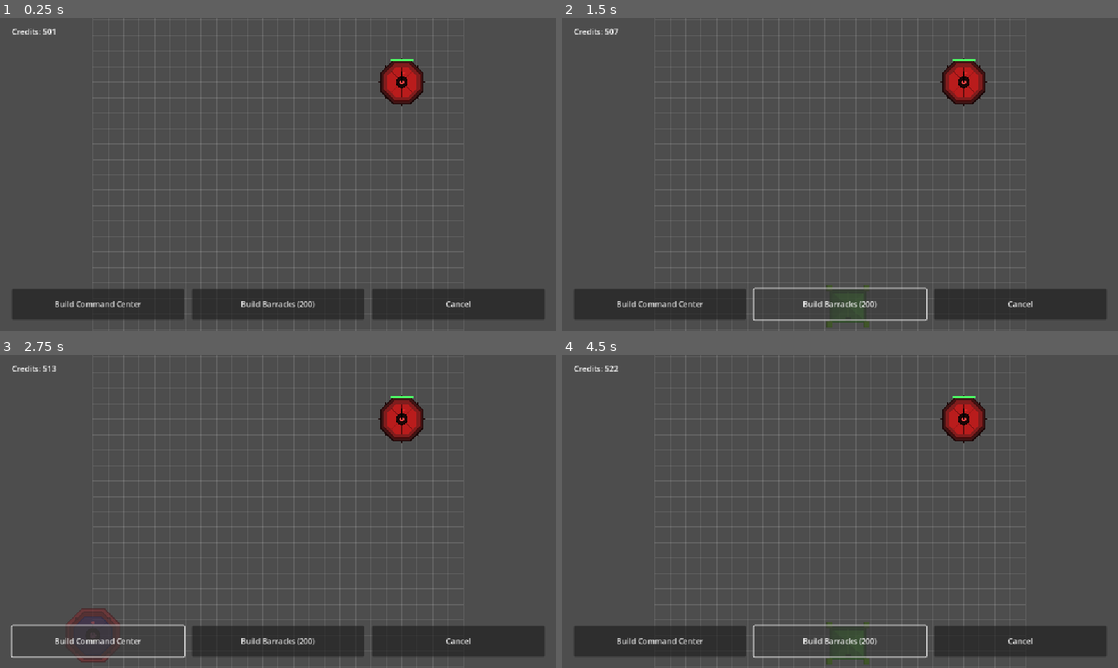
Above: before the commit, frames 1-4 (two rows, left to right).
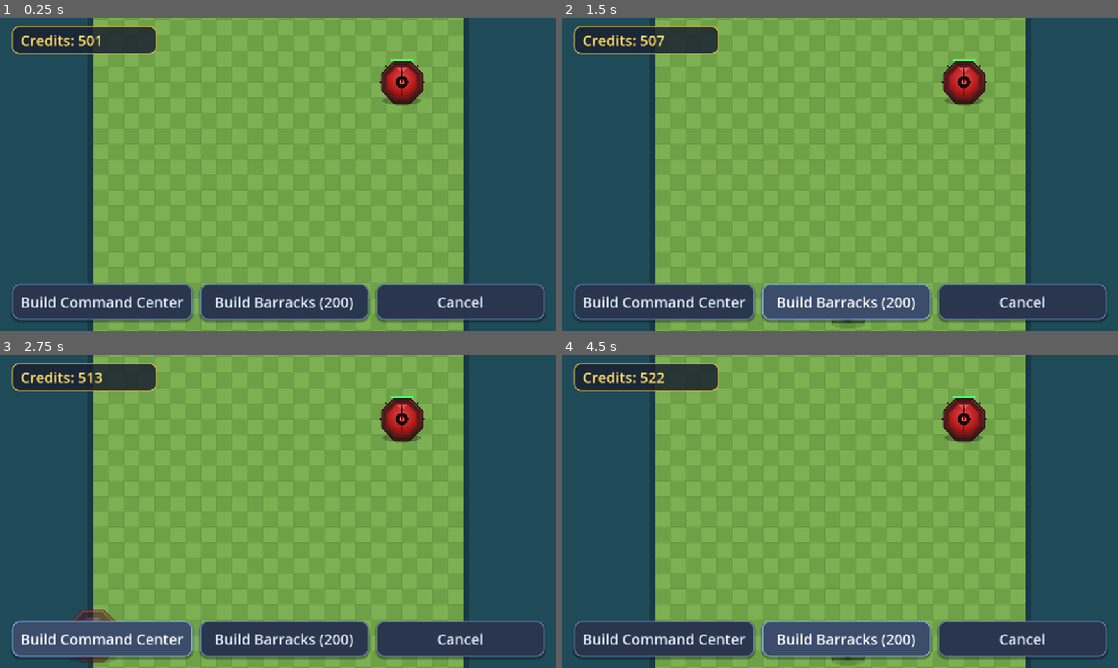
Above: after the commit, the same moments.

Repository: milinddashrathjoshi-pixel/WAR-GAME
Game: Godot game, scene res://scenes/main/main.tscn
The game is run twice, just before and just after one commit, with the same random seed, the same clock (stepped at 60 frames per second) and the same inputs.
Inputs:
- Up to frame 1 (0.25 s): no input
- Up to frame 2 (1.5 s): click "Build Command Center" at 0.5 s; click "Build Barracks (200)" at 1.25 s
- Up to frame 3 (2.75 s): click "Build Command Center" at 2 s
- Up to frame 4 (4.5 s): click "Build Barracks (200)" at 2.75 s; click "Build Command Center" at 3.5 s; click "Build Barracks (200)" at 4.25 s

The runs differ from the first frame. In frame 1, 99% of the frame differs, in the area x 0-100%, y 0-100%; in frame 2, 99%; in frame 3, 99%; in frame 4, 99%.

Commit message:
art: CoC-style visual overhaul — turf, shaded sprites, modern UI
Lift the game from flat placeholder look to a polished mobile-strategy feel:
- GridManager draws a lush grass checkerboard "island" with a soft drop
  shadow and faint tile separators; clear color set to a water teal so the
  base reads as an island.
- Sprites redrawn with gradients, drop shadows and highlights for depth
  (command center, barracks, enemy CC, infantry).
- HUD builds a rounded modern theme in code: bordered/shadowed buttons with
  hover/pressed states and larger fonts, a gold-bordered credits panel, and
  an outlined victory label.

All visual-only; gameplay untouched. Auto-deploys to the web build.

https://claude.ai/code/session_019U8oQH6MLbad7Ncp5CKgn1

Diff:
--- a/assets/buildings/barracks.svg
+++ b/assets/buildings/barracks.svg
@@ -1,28 +1,34 @@
 <svg xmlns="http://www.w3.org/2000/svg" width="512" height="512" viewBox="0 0 512 512">
-  <!-- Barracks: top-down olive-green ridge tent with supply crates -->
-  <rect x="70" y="90" width="372" height="332" rx="18" fill="#3f4a25" stroke="#2c331a" stroke-width="8"/>
-  <!-- two tent slopes meeting at ridge -->
-  <polygon points="96,116 416,116 256,256 256,256" fill="#6b7d39"/>
-  <polygon points="96,396 416,396 256,256 256,256" fill="#5a6a30"/>
-  <polygon points="96,116 96,396 256,256" fill="#4f5d2b"/>
-  <polygon points="416,116 416,396 256,256" fill="#7a8d42"/>
-  <!-- ridge line -->
-  <line x1="96" y1="116" x2="416" y2="116" stroke="#323a1d" stroke-width="6"/>
-  <line x1="96" y1="396" x2="416" y2="396" stroke="#323a1d" stroke-width="6"/>
-  <line x1="256" y1="116" x2="256" y2="396" stroke="#caa15a" stroke-width="6" opacity="0.6"/>
-  <!-- entrance flap -->
-  <rect x="226" y="372" width="60" height="40" rx="6" fill="#2c331a"/>
-  <!-- supply crates at corners -->
-  <g fill="#8a5a2b" stroke="#5e3c1c" stroke-width="5">
-    <rect x="36" y="40" width="58" height="58" rx="6"/>
-    <rect x="418" y="40" width="58" height="58" rx="6"/>
-    <rect x="36" y="414" width="58" height="58" rx="6"/>
-    <rect x="418" y="414" width="58" height="58" rx="6"/>
-  </g>
-  <g stroke="#5e3c1c" stroke-width="4">
-    <line x1="36" y1="69" x2="94" y2="69"/>
-    <line x1="418" y1="69" x2="476" y2="69"/>
-    <line x1="36" y1="443" x2="94" y2="443"/>
-    <line x1="418" y1="443" x2="476" y2="443"/>
+  <defs>
+    <linearGradient id="brkRoof" x1="0" y1="0" x2="0" y2="1">
+      <stop offset="0%" stop-color="#8ba03f"/>
+      <stop offset="100%" stop-color="#566526"/>
+    </linearGradient>
+    <linearGradient id="brkWall" x1="0" y1="0" x2="0" y2="1">
+      <stop offset="0%" stop-color="#6b5836"/>
+      <stop offset="100%" stop-color="#4a3c24"/>
+    </linearGradient>
+  </defs>
+  <!-- drop shadow -->
+  <ellipse cx="256" cy="442" rx="178" ry="40" fill="#000000" opacity="0.22"/>
+  <!-- wall base -->
+  <rect x="84" y="120" width="344" height="312" rx="22" fill="url(#brkWall)" stroke="#33291a" stroke-width="8"/>
+  <!-- tent roof (4 slopes around a central ridge point) -->
+  <polygon points="104,140 408,140 256,262" fill="#94a945"/>
+  <polygon points="104,412 408,412 256,262" fill="url(#brkRoof)"/>
+  <polygon points="104,140 104,412 256,262" fill="#728435"/>
+  <polygon points="408,140 408,412 256,262" fill="#9bb24c"/>
+  <!-- ridge highlight -->
+  <line x1="104" y1="140" x2="408" y2="140" stroke="#c7d98a" stroke-width="5" opacity="0.7"/>
+  <line x1="256" y1="140" x2="256" y2="412" stroke="#cbb46a" stroke-width="4" opacity="0.5"/>
+  <!-- entrance -->
+  <rect x="222" y="384" width="68" height="48" rx="8" fill="#2c2416"/>
+  <rect x="234" y="396" width="44" height="36" rx="4" fill="#1c1710"/>
+  <!-- supply crates -->
+  <g>
+    <rect x="40" y="44" width="64" height="64" rx="8" fill="#8a5a2b" stroke="#5e3c1c" stroke-width="5"/>
+    <line x1="40" y1="76" x2="104" y2="76" stroke="#5e3c1c" stroke-width="4"/>
+    <rect x="408" y="44" width="64" height="64" rx="8" fill="#8a5a2b" stroke="#5e3c1c" stroke-width="5"/>
+    <line x1="408" y1="76" x2="472" y2="76" stroke="#5e3c1c" stroke-width="4"/>
   </g>
 </svg>
--- a/assets/buildings/command_center.svg
+++ b/assets/buildings/command_center.svg
@@ -1,29 +1,38 @@
 <svg xmlns="http://www.w3.org/2000/svg" width="512" height="512" viewBox="0 0 512 512">
-  <!-- Player Command Center: top-down blue/concrete octagonal HQ -->
-  <polygon points="477,348 348,477 164,477 35,348 35,164 164,35 348,35 477,164"
-           fill="#7c8794" stroke="#4b5563" stroke-width="10"/>
-  <polygon points="450,330 330,450 182,450 62,330 62,182 182,62 330,62 450,182"
-           fill="#5b6573" stroke="#3f4854" stroke-width="6"/>
-  <polygon points="413,321 321,413 191,413 99,321 99,191 191,99 321,99 413,191"
-           fill="#3b82f6" stroke="#1d4ed8" stroke-width="8"/>
-  <!-- roof panel seams -->
-  <g stroke="#1d4ed8" stroke-width="4" opacity="0.7">
-    <line x1="256" y1="99" x2="256" y2="413"/>
-    <line x1="99" y1="256" x2="413" y2="256"/>
-    <line x1="146" y1="146" x2="366" y2="366"/>
-    <line x1="366" y1="146" x2="146" y2="366"/>
+  <defs>
+    <radialGradient id="ccRoof" cx="50%" cy="38%" r="72%">
+      <stop offset="0%" stop-color="#8cc0ff"/>
+      <stop offset="60%" stop-color="#3b82f6"/>
+      <stop offset="100%" stop-color="#1e49b8"/>
+    </radialGradient>
+    <linearGradient id="ccStone" x1="0" y1="0" x2="0" y2="1">
+      <stop offset="0%" stop-color="#aab2bd"/>
+      <stop offset="100%" stop-color="#5c6672"/>
+    </linearGradient>
+  </defs>
+  <!-- drop shadow -->
+  <ellipse cx="256" cy="446" rx="196" ry="44" fill="#000000" opacity="0.22"/>
+  <!-- stone base -->
+  <polygon points="477,340 340,477 172,477 43,340 43,172 172,43 340,43 477,172"
+           fill="url(#ccStone)" stroke="#3f4854" stroke-width="9"/>
+  <!-- inner platform -->
+  <polygon points="445,330 330,445 182,445 67,330 67,182 182,67 330,67 445,182"
+           fill="#4a525d" stroke="#363d47" stroke-width="4"/>
+  <!-- blue roof -->
+  <polygon points="408,319 319,408 193,408 104,319 104,193 193,104 319,104 408,193"
+           fill="url(#ccRoof)" stroke="#1d4ed8" stroke-width="7"/>
+  <!-- roof highlight -->
+  <polygon points="319,104 193,104 256,167" fill="#a9d2ff" opacity="0.55"/>
+  <!-- panel seams -->
+  <g stroke="#1b3f9e" stroke-width="3" opacity="0.6">
+    <line x1="256" y1="104" x2="256" y2="408"/>
+    <line x1="104" y1="256" x2="408" y2="256"/>
   </g>
-  <!-- central command hub -->
-  <circle cx="256" cy="256" r="58" fill="#1e293b" stroke="#0f172a" stroke-width="6"/>
-  <circle cx="256" cy="256" r="26" fill="#60a5fa"/>
-  <!-- antenna -->
-  <line x1="256" y1="256" x2="256" y2="150" stroke="#0f172a" stroke-width="6"/>
-  <circle cx="256" cy="150" r="12" fill="#93c5fd"/>
-  <!-- corner sandbag dots -->
-  <g fill="#475569">
-    <circle cx="120" cy="120" r="14"/>
-    <circle cx="392" cy="120" r="14"/>
-    <circle cx="120" cy="392" r="14"/>
-    <circle cx="392" cy="392" r="14"/>
-  </g>
+  <!-- command hub -->
+  <circle cx="256" cy="256" r="60" fill="#1e293b" stroke="#0f172a" stroke-width="6"/>
+  <circle cx="256" cy="256" r="30" fill="#60a5fa"/>
+  <circle cx="246" cy="246" r="9" fill="#cfe6ff" opacity="0.8"/>
+  <!-- antenna + flag -->
+  <line x1="256" y1="256" x2="256" y2="138" stroke="#0f172a" stroke-width="6"/>
+  <polygon points="256,138 256,172 308,155" fill="#3b82f6"/>
 </svg>
--- a/assets/buildings/enemy_cc.svg
+++ b/assets/buildings/enemy_cc.svg
@@ -1,33 +1,45 @@
 <svg xmlns="http://www.w3.org/2000/svg" width="512" height="512" viewBox="0 0 512 512">
-  <!-- Enemy Command Center: menacing dark-red octagonal fortress -->
-  <!-- spikes pointing outward -->
+  <defs>
+    <radialGradient id="enRoof" cx="50%" cy="38%" r="72%">
+      <stop offset="0%" stop-color="#e7484c"/>
+      <stop offset="60%" stop-color="#b91c1c"/>
+      <stop offset="100%" stop-color="#6e0d0d"/>
+    </radialGradient>
+    <linearGradient id="enStone" x1="0" y1="0" x2="0" y2="1">
+      <stop offset="0%" stop-color="#6a3030"/>
+      <stop offset="100%" stop-color="#3a1414"/>
+    </linearGradient>
+  </defs>
+  <!-- drop shadow -->
+  <ellipse cx="256" cy="448" rx="200" ry="46" fill="#000000" opacity="0.28"/>
+  <!-- spikes -->
   <g fill="#1a0606">
-    <polygon points="256,8 238,64 274,64"/>
-    <polygon points="256,504 238,448 274,448"/>
-    <polygon points="8,256 64,238 64,274"/>
-    <polygon points="504,256 448,238 448,274"/>
-    <polygon points="78,78 120,100 100,120"/>
-    <polygon points="434,78 412,120 392,100"/>
-    <polygon points="78,434 100,392 120,412"/>
-    <polygon points="434,434 392,412 412,392"/>
+    <polygon points="256,16 236,70 276,70"/>
+    <polygon points="84,84 128,104 104,128"/>
+    <polygon points="428,84 408,128 384,104"/>
+    <polygon points="16,256 70,236 70,276"/>
+    <polygon points="496,256 442,236 442,276"/>
   </g>
-  <polygon points="477,348 348,477 164,477 35,348 35,164 164,35 348,35 477,164"
-           fill="#3f1414" stroke="#1a0606" stroke-width="10"/>
-  <polygon points="450,330 330,450 182,450 62,330 62,182 182,62 330,62 450,182"
-           fill="#7f1d1d" stroke="#450a0a" stroke-width="6"/>
-  <polygon points="413,321 321,413 191,413 99,321 99,191 191,99 321,99 413,191"
-           fill="#b91c1c" stroke="#7f1d1d" stroke-width="8"/>
-  <!-- roof seams -->
-  <g stroke="#450a0a" stroke-width="4" opacity="0.8">
-    <line x1="256" y1="99" x2="256" y2="413"/>
-    <line x1="99" y1="256" x2="413" y2="256"/>
-    <line x1="146" y1="146" x2="366" y2="366"/>
-    <line x1="366" y1="146" x2="146" y2="366"/>
+  <!-- stone base -->
+  <polygon points="477,340 340,477 172,477 43,340 43,172 172,43 340,43 477,172"
+           fill="url(#enStone)" stroke="#1a0606" stroke-width="9"/>
+  <!-- inner platform -->
+  <polygon points="445,330 330,445 182,445 67,330 67,182 182,67 330,67 445,182"
+           fill="#591a1a" stroke="#360f0f" stroke-width="4"/>
+  <!-- red roof -->
+  <polygon points="408,319 319,408 193,408 104,319 104,193 193,104 319,104 408,193"
+           fill="url(#enRoof)" stroke="#7f1d1d" stroke-width="7"/>
+  <!-- roof highlight -->
+  <polygon points="319,104 193,104 256,167" fill="#ff8a8c" opacity="0.45"/>
+  <g stroke="#5a0f0f" stroke-width="3" opacity="0.7">
+    <line x1="256" y1="104" x2="256" y2="408"/>
+    <line x1="104" y1="256" x2="408" y2="256"/>
   </g>
   <!-- dark core -->
-  <circle cx="256" cy="256" r="58" fill="#1a0606" stroke="#000000" stroke-width="6"/>
-  <circle cx="256" cy="256" r="24" fill="#ef4444"/>
-  <!-- flag pole -->
-  <line x1="256" y1="256" x2="256" y2="146" stroke="#000000" stroke-width="6"/>
-  <polygon points="256,146 256,178 300,162" fill="#dc2626"/>
+  <circle cx="256" cy="256" r="60" fill="#1a0606" stroke="#000000" stroke-width="6"/>
+  <circle cx="256" cy="256" r="28" fill="#ef4444"/>
+  <circle cx="246" cy="246" r="8" fill="#ffd0d0" opacity="0.8"/>
+  <!-- flag -->
+  <line x1="256" y1="256" x2="256" y2="138" stroke="#000000" stroke-width="6"/>
+  <polygon points="256,138 256,172 308,155" fill="#dc2626"/>
 </svg>
--- a/assets/units/infantry.svg
+++ b/assets/units/infantry.svg
@@ -1,16 +1,25 @@
 <svg xmlns="http://www.w3.org/2000/svg" width="128" height="128" viewBox="0 0 128 128">
-  <!-- Infantry: top-down soldier — backpack, shoulders, helmet, rifle -->
-  <!-- shadow base -->
-  <ellipse cx="64" cy="68" rx="34" ry="34" fill="#3a4a22" opacity="0.35"/>
-  <!-- backpack / torso -->
-  <rect x="40" y="40" width="48" height="52" rx="14" fill="#55642f" stroke="#3a4a22" stroke-width="4"/>
+  <defs>
+    <radialGradient id="helm" cx="42%" cy="38%" r="65%">
+      <stop offset="0%" stop-color="#8a9c4f"/>
+      <stop offset="100%" stop-color="#4a5828"/>
+    </radialGradient>
+    <linearGradient id="body" x1="0" y1="0" x2="0" y2="1">
+      <stop offset="0%" stop-color="#647234"/>
+      <stop offset="100%" stop-color="#434f22"/>
+    </linearGradient>
+  </defs>
+  <!-- ground shadow -->
+  <ellipse cx="64" cy="96" rx="30" ry="12" fill="#000000" opacity="0.28"/>
+  <!-- torso / backpack -->
+  <rect x="38" y="42" width="52" height="52" rx="16" fill="url(#body)" stroke="#33401b" stroke-width="4"/>
   <!-- shoulders -->
-  <circle cx="40" cy="58" r="13" fill="#4a5828"/>
-  <circle cx="88" cy="58" r="13" fill="#4a5828"/>
-  <!-- rifle pointing forward (down-screen) -->
-  <rect x="59" y="64" width="10" height="52" rx="3" fill="#1f2937"/>
-  <rect x="55" y="86" width="18" height="8" rx="2" fill="#111827"/>
-  <!-- helmet (top of head) -->
-  <circle cx="64" cy="60" r="20" fill="#6b7d39" stroke="#3a4a22" stroke-width="4"/>
-  <circle cx="64" cy="60" r="9" fill="#566529"/>
+  <circle cx="38" cy="60" r="13" fill="#4a5828"/>
+  <circle cx="90" cy="60" r="13" fill="#4a5828"/>
+  <!-- rifle -->
+  <rect x="58" y="64" width="12" height="54" rx="3" fill="#222a36"/>
+  <rect x="52" y="88" width="22" height="9" rx="3" fill="#11161f"/>
+  <!-- helmet -->
+  <circle cx="64" cy="60" r="22" fill="url(#helm)" stroke="#33401b" stroke-width="4"/>
+  <circle cx="56" cy="52" r="7" fill="#aebd78" opacity="0.7"/>
 </svg>
--- a/project.godot
+++ b/project.godot
@@ -31,3 +31,4 @@
 
 renderer/rendering_method="gl_compatibility"
 renderer/rendering_method.mobile="gl_compatibility"
+environment/defaults/default_clear_color=Color(0.12, 0.29, 0.34, 1)
--- a/scripts/grid/grid_manager.gd
+++ b/scripts/grid/grid_manager.gd
@@ -147,15 +147,25 @@
 	return result
 
 
-# --- debug grid (skipped when draw_debug_grid is off) ---
+# --- lush turf background + subtle tile grid ---
 
 func _draw() -> void:
+	var w := grid_width * cell_size
+	var h := grid_height * cell_size
+	# Rounded "island" drop shadow under the base.
+	draw_rect(Rect2(-24, -24, w + 48, h + 48), Color(0.07, 0.16, 0.20, 0.5))
+	# Grass checkerboard turf.
+	var grass_a := Color(0.49, 0.69, 0.32)
+	var grass_b := Color(0.43, 0.63, 0.28)
+	for x in grid_width:
+		for y in grid_height:
+			var col := grass_a if (x + y) % 2 == 0 else grass_b
+			draw_rect(Rect2(x * cell_size, y * cell_size, cell_size, cell_size), col)
 	if not draw_debug_grid:
 		return
-	var col := Color(1, 1, 1, 0.12)
-	var w := grid_width * cell_size
-	var h := grid_height * cell_size
+	# Faint tile separators.
+	var line_col := Color(0, 0, 0, 0.06)
 	for x in grid_width + 1:
-		draw_line(Vector2(x * cell_size, 0), Vector2(x * cell_size, h), col)
+		draw_line(Vector2(x * cell_size, 0), Vector2(x * cell_size, h), line_col)
 	for y in grid_height + 1:
-		draw_line(Vector2(0, y * cell_size), Vector2(w, y * cell_size), col)
+		draw_line(Vector2(0, y * cell_size), Vector2(w, y * cell_size), line_col)
--- a/scripts/ui/hud.gd
+++ b/scripts/ui/hud.gd
@@ -1,7 +1,7 @@
 extends CanvasLayer
-## Minimal HUD: live Credits readout, build buttons, and a Victory overlay shown
-## when the Level emits victory_triggered. The "Play Again" button reloads the
-## current scene for a quick replay loop.
+## Minimal HUD: live Credits readout, build buttons, and a Victory overlay.
+## Phase 4 polish: a rounded, modern UI theme is built in code and applied to
+## the buttons + credits panel so it reads as a polished mobile game.
 
 @export var placement_path: NodePath
 @export var command_center_data: BuildingData
@@ -13,11 +13,63 @@
 
 
 func _ready() -> void:
+	_apply_theme()
 	Economy.credits_changed.connect(_on_credits_changed)
 	_on_credits_changed(Economy.credits)
 	_victory_overlay.visible = false
-	# Level._ready may not have added itself to the "level" group yet — defer.
 	call_deferred("_wire_level_signals")
+
+
+# --- UI theme ---
+
+func _btn_sb(bg: Color, border: Color) -> StyleBoxFlat:
+	var s := StyleBoxFlat.new()
+	s.bg_color = bg
+	s.set_corner_radius_all(16)
+	s.set_border_width_all(2)
+	s.border_color = border
+	s.content_margin_left = 18
+	s.content_margin_right = 18
+	s.content_margin_top = 16
+	s.content_margin_bottom = 16
+	s.shadow_color = Color(0, 0, 0, 0.35)
+	s.shadow_size = 4
+	s.shadow_offset = Vector2(0, 3)
+	return s
+
+
+func _apply_theme() -> void:
+	var t := Theme.new()
+	t.set_stylebox("normal", "Button", _btn_sb(Color(0.16, 0.21, 0.30), Color(0.40, 0.52, 0.72)))
+	t.set_stylebox("hover", "Button", _btn_sb(Color(0.23, 0.30, 0.42), Color(0.55, 0.70, 0.95)))
+	t.set_stylebox("pressed", "Button", _btn_sb(Color(0.10, 0.13, 0.19), Color(0.35, 0.45, 0.6)))
+	t.set_stylebox("focus", "Button", StyleBoxEmpty.new())
+	t.set_font_size("font_size", "Button", 30)
+	t.set_color("font_color", "Button", Color(0.90, 0.94, 1.0))
+	t.set_color("font_hover_color", "Button", Color.WHITE)
+	t.set_color("font_pressed_color", "Button", Color(0.75, 0.82, 0.95))
+	$Root.theme = t
+	_victory_overlay.theme = t
+
+	# Credits panel.
+	var cs := StyleBoxFlat.new()
+	cs.bg_color = Color(0.10, 0.13, 0.19, 0.85)
+	cs.set_corner_radius_all(14)
+	cs.set_border_width_all(2)
+	cs.border_color = Color(0.95, 0.78, 0.30)
+	cs.content_margin_left = 18
+	cs.content_margin_right = 18
+	cs.content_margin_top = 8
+	cs.content_margin_bottom = 8
+	_credits_label.add_theme_stylebox_override("normal", cs)
+	_credits_label.add_theme_font_size_override("font_size", 30)
+	_credits_label.add_theme_color_override("font_color", Color(1.0, 0.86, 0.4))
+
+	var vlabel := get_node_or_null("VictoryOverlay/Center/VBox/VictoryLabel")
+	if vlabel:
+		vlabel.add_theme_color_override("font_color", Color(1.0, 0.86, 0.4))
+		vlabel.add_theme_color_override("font_outline_color", Color(0.1, 0.08, 0.0))
+		vlabel.add_theme_constant_override("outline_size", 10)
 
 
 func _wire_level_signals() -> void:
